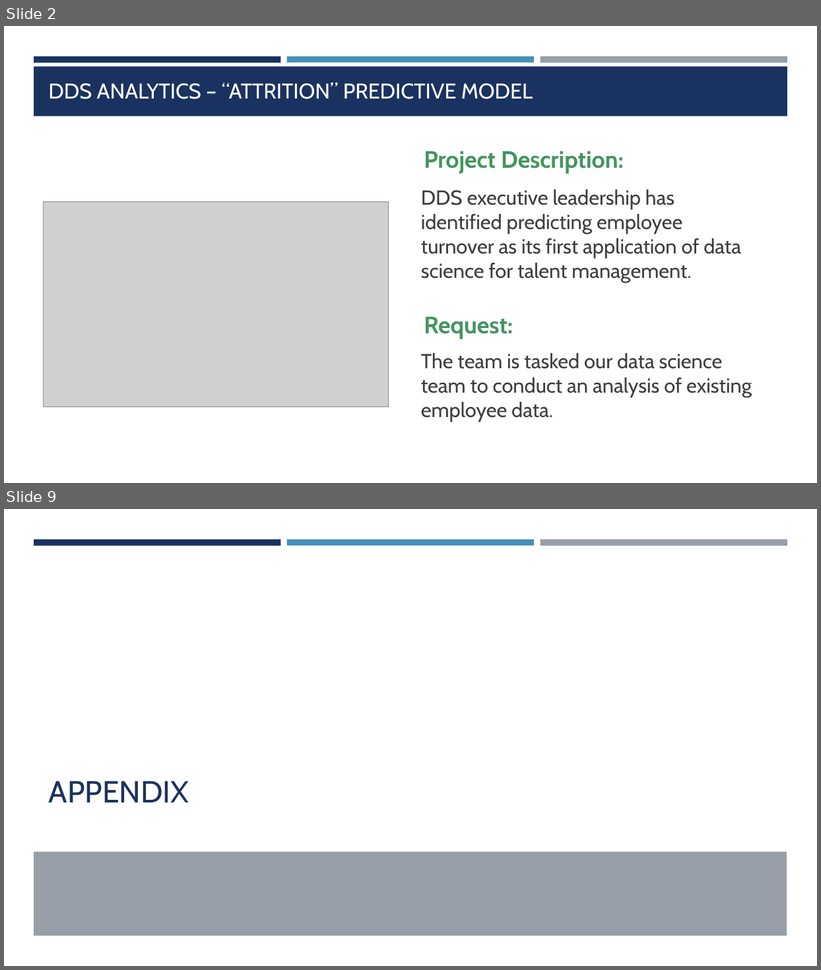
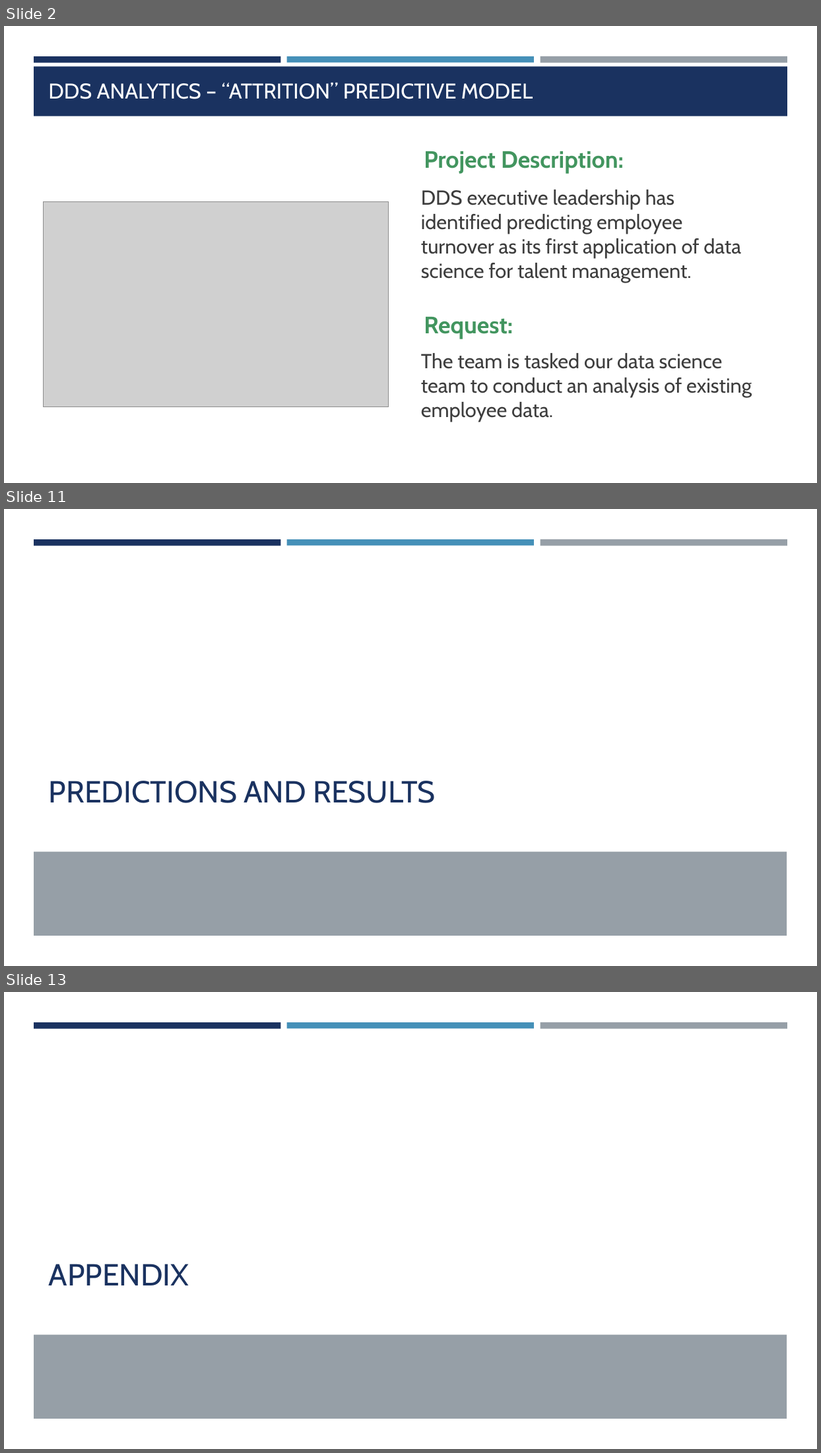
Before and after one commit to jainhsuya/msds.6306.case.study.2, a slide deck: Case Study 2.pptx. Shown one above the other, each under a label of ours: slides 2 and 9 before the commit, slides 2, 11 and 13 after it; the slides between them are not shown. The pictures are 821x970 and 821x1453 pixels, drawn with LibreOffice and Linux fonts; fonts in the diff are those of the drawing; grey boxes stand for pictures. Boxes give left, top, right and bottom in pixels: in the first picture for what was removed or moved away, otherwise in the second. Text is boxed around its words. In the diff, an @@ line names an element or a change of style, - is before the commit and + after.

```diff
--- a/Case Study 2.pptx
+++ b/Case Study 2.pptx
@@ slide 11 added at bbox=[4, 509, 817, 966], background #FFFFFF; not listed: 4 template elements that a slide beside it also shows @@
@@ title added at bbox=[49, 781, 436, 803], 36 pt, text #1A3260 @@
+PREDICTIONS AND RESULTS
@@ what was slide 9 is now slide 13 @@
```
Also in this commit, not shown: 5 slides changed, 4 other slides added, 1 slide removed.
